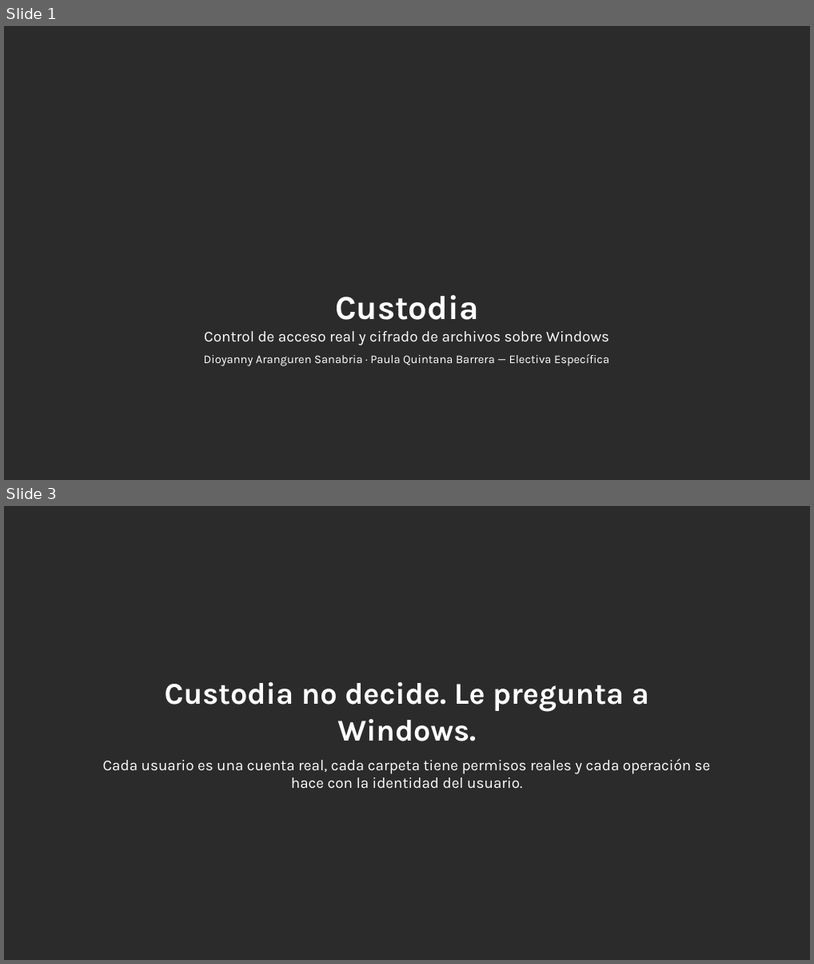
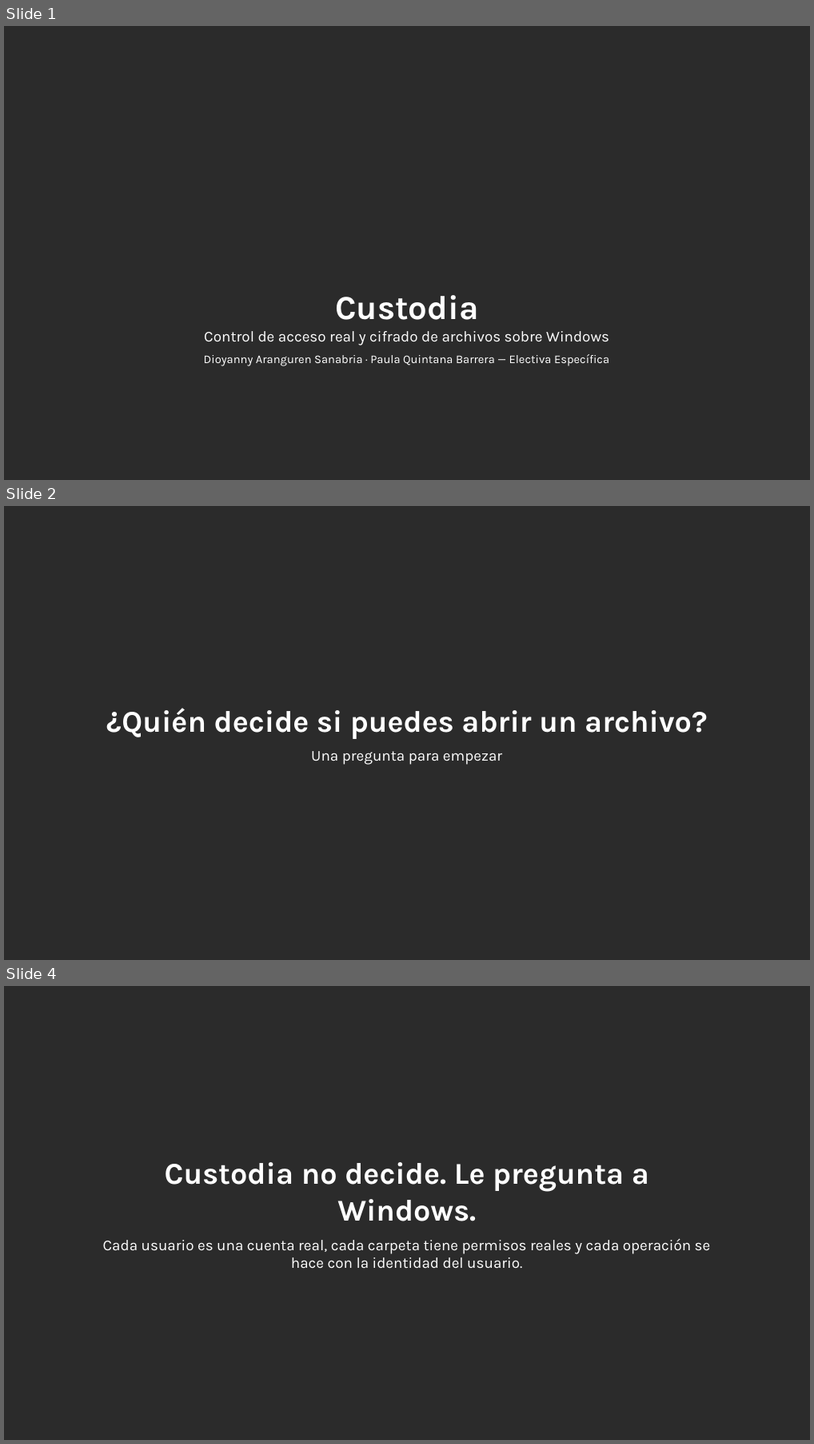
Before and after one commit to yanni2327/custodia, a slide deck: docs/Custodia_charla_TED.pptx. Shown one above the other, each under a label of ours: slides 1 and 3 before the commit, slides 1, 2 and 4 after it; the slides between them are not shown. The pictures are 814x964 and 814x1444 pixels, drawn with LibreOffice and Linux fonts; fonts in the diff are those of the drawing; background and template pictures are left out; a plain dark background stands for a picture behind light text. Boxes give left, top, right and bottom in pixels: in the first picture for what was removed or moved away, otherwise in the second. Text is boxed around its words. In the diff, an @@ line names an element or a change of style, - is before the commit and + after.

```diff
--- a/docs/Custodia_charla_TED.pptx
+++ b/docs/Custodia_charla_TED.pptx
@@ slide 2 added at (x1=4, y1=506, x2=810, y2=960), background picture (left out) @@
@@ text added at (x1=106, y1=708, x2=707, y2=764), 36 pt, text #FFFFFF, bold @@
+¿Quién decide si puedes abrir un archivo?
+Una pregunta para empezar
@@ what was slide 3 is now slide 4 @@
```
Also in this commit, not shown: 9 slides changed, 3 other slides added, 1 other file.
